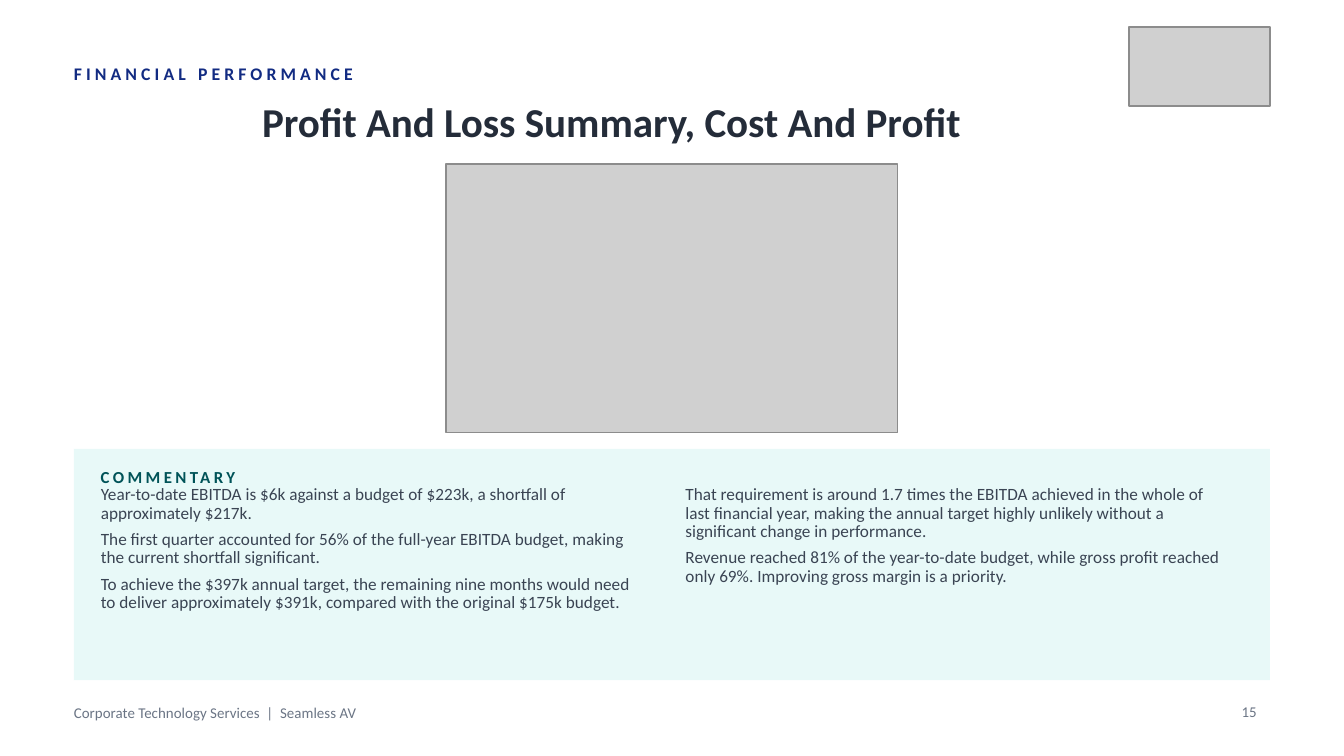
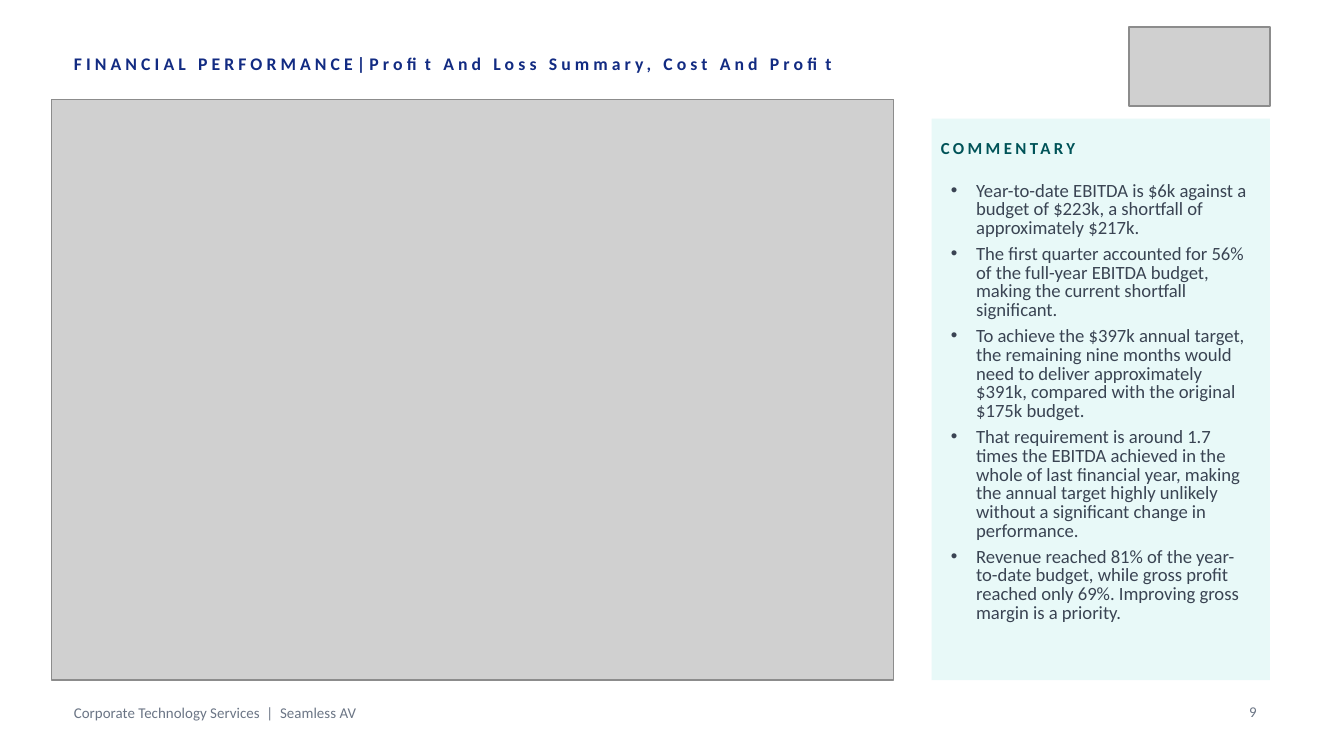
Before and after one commit to WesleyNelson-O33/Claude, a slide deck: slide 9 of deck/CTS Quarterly Business Review - Q1 FY2027.pptx (slide 15 before the commit). Drawn at 1344x756 pixels with LibreOffice and Linux fonts; fonts in the diff are those of the drawing; grey boxes stand for pictures. Boxes give left, top, right and bottom in pixels: in the first picture for what was removed or moved away, otherwise in the second. Text is boxed around its words. In the diff, an @@ line names an element or a change of style, - is before the commit and + after.

```diff
--- a/deck/CTS Quarterly Business Review - Q1 FY2027.pptx
+++ b/deck/CTS Quarterly Business Review - Q1 FY2027.pptx
@@ text at bbox=[74, 68, 353, 80]: text changed @@
-FINANCIAL PERFORMANCE
+FINANCIAL PERFORMANCE|Profit And Loss Summary, Cost And Profit
@@ picture added at bbox=[52, 99, 895, 680] @@
@@ text removed at bbox=[262, 108, 961, 144] @@
-Profit And Loss Summary, Cost And Profit
@@ rectangle: place and size @@
-rectangle at bbox=[74, 449, 1270, 680]
+rectangle at bbox=[931, 118, 1270, 680]
@@ text "COMMENTARY" rewrapped from bbox=[101, 460, 504, 493] to bbox=[941, 130, 1254, 164] @@
@@ picture removed at bbox=[446, 164, 898, 433] @@
@@ text "Year-to-date EBITDA is $6k against ...": place and size @@
-text "Year-to-date EBITDA is $6k against ..." at bbox=[101, 488, 629, 611]
+text "Year-to-date EBITDA is $6k against ..." at bbox=[976, 184, 1246, 622]
@@ text at bbox=[976, 184, 1246, 420]: size 9.2 to 10 pt in "Year-to-date EBITDA is $6k against a budget ...", "The first quarter accounted for 56% of ...", "To achieve the $397k annual target, the ..."; bullet none to • @@
@@ text at bbox=[976, 430, 1240, 622]: paragraphs added @@
+• That requirement is around 1.7 times the EBITDA achieved in the whole of last financial year, making the annual target highly unlikely without a significant change in performance.
+• Revenue reached 81% of the year-to-date budget, while gross profit reached only 69%. Improving gross margin is a priority.
@@ text removed at bbox=[685, 488, 1219, 585] @@
-That requirement is around 1.7 times the EBITDA achieved in the whole of last financial year, making the annual target highly unlikely without a significant change in performance.
-Revenue reached 81% of the year-to-date budget, while gross profit reached only 69%. Improving gross margin is a priority.
@@ page number at bbox=[1249, 707, 1257, 717]: text changed @@
-15
+9
```
Also in this commit, not shown: 23 other slides changed, 3 slides added, 26 slides removed, 8 other files.
